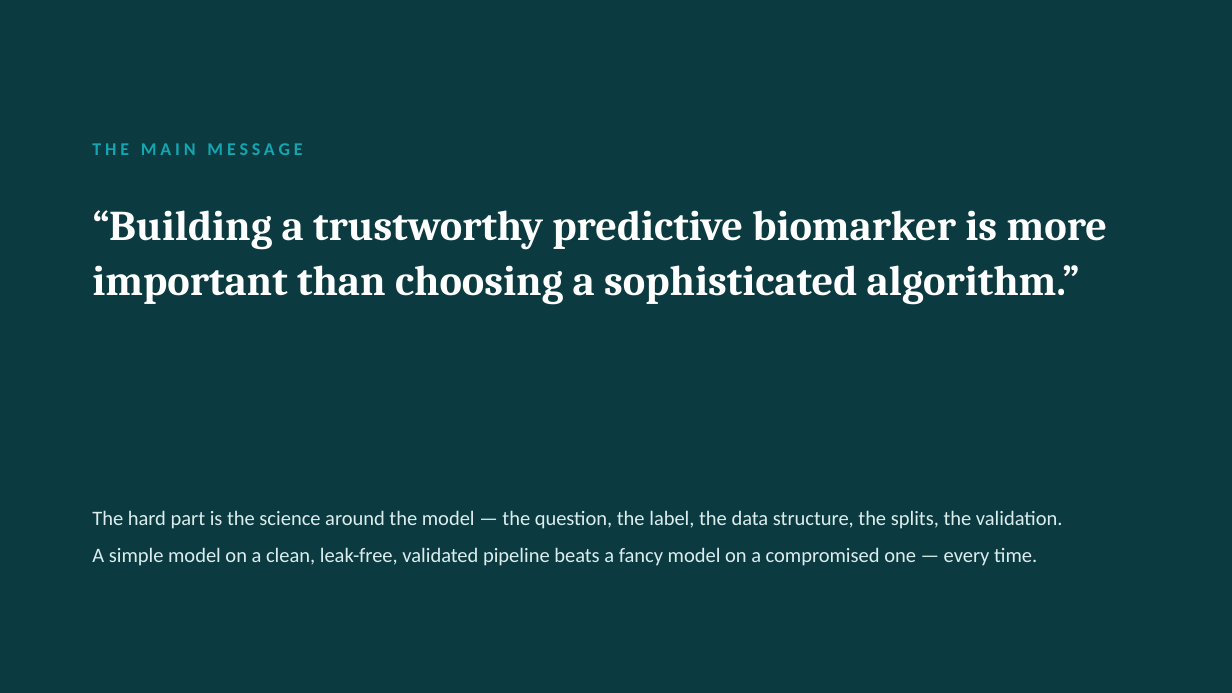
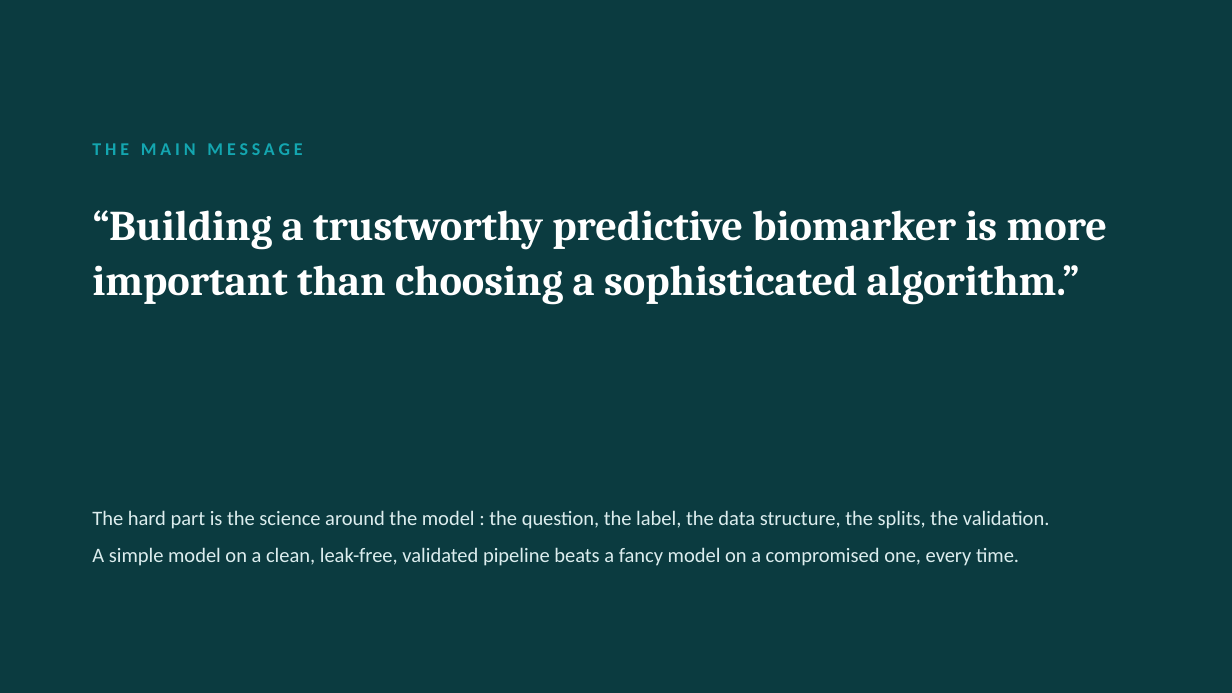
Before and after one commit to zhanyinx/ml26, a slide deck: slide 23 of lessons/lesson01_biological_question/theory/slides/Lecture1 - From Biological Question to ML Problem.pptx (slide 24 before the commit). Drawn at 1232x693 pixels with LibreOffice and Linux fonts; fonts in the diff are those of the drawing. Boxes give left, top, right and bottom in pixels: in the first picture for what was removed or moved away, otherwise in the second. Text is boxed around its words. In the diff, an @@ line names an element or a change of style, - is before the commit and + after.

```diff
--- a/lessons/lesson01_biological_question/theory/slides/Lecture1 - From Biological Question to ML Problem.pptx
+++ b/lessons/lesson01_biological_question/theory/slides/Lecture1 - From Biological Question to ML Problem.pptx
@@ text at (92,510,1050,566): text changed @@
-The hard part is the science around the model — the question, the label, the data structure, the splits, the validation.
-A simple model on a clean, leak-free, validated pipeline beats a fancy model on a compromised one — every time.
+The hard part is the science around the model : the question, the label, the data structure, the splits, the validation.
+A simple model on a clean, leak-free, validated pipeline beats a fancy model on a compromised one, every time.
```
Also in this commit, not shown: 16 other slides changed, 1 slide removed.
